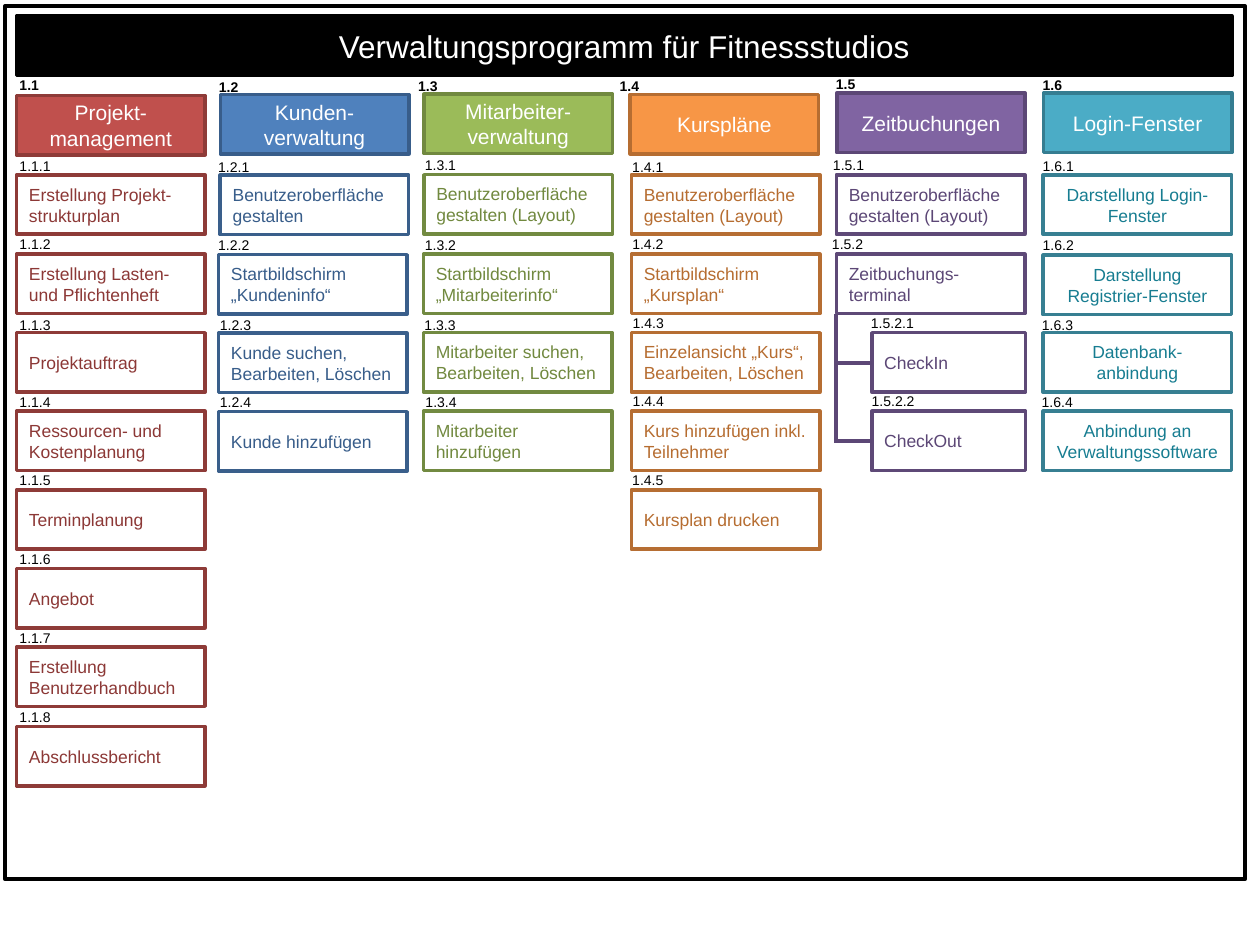
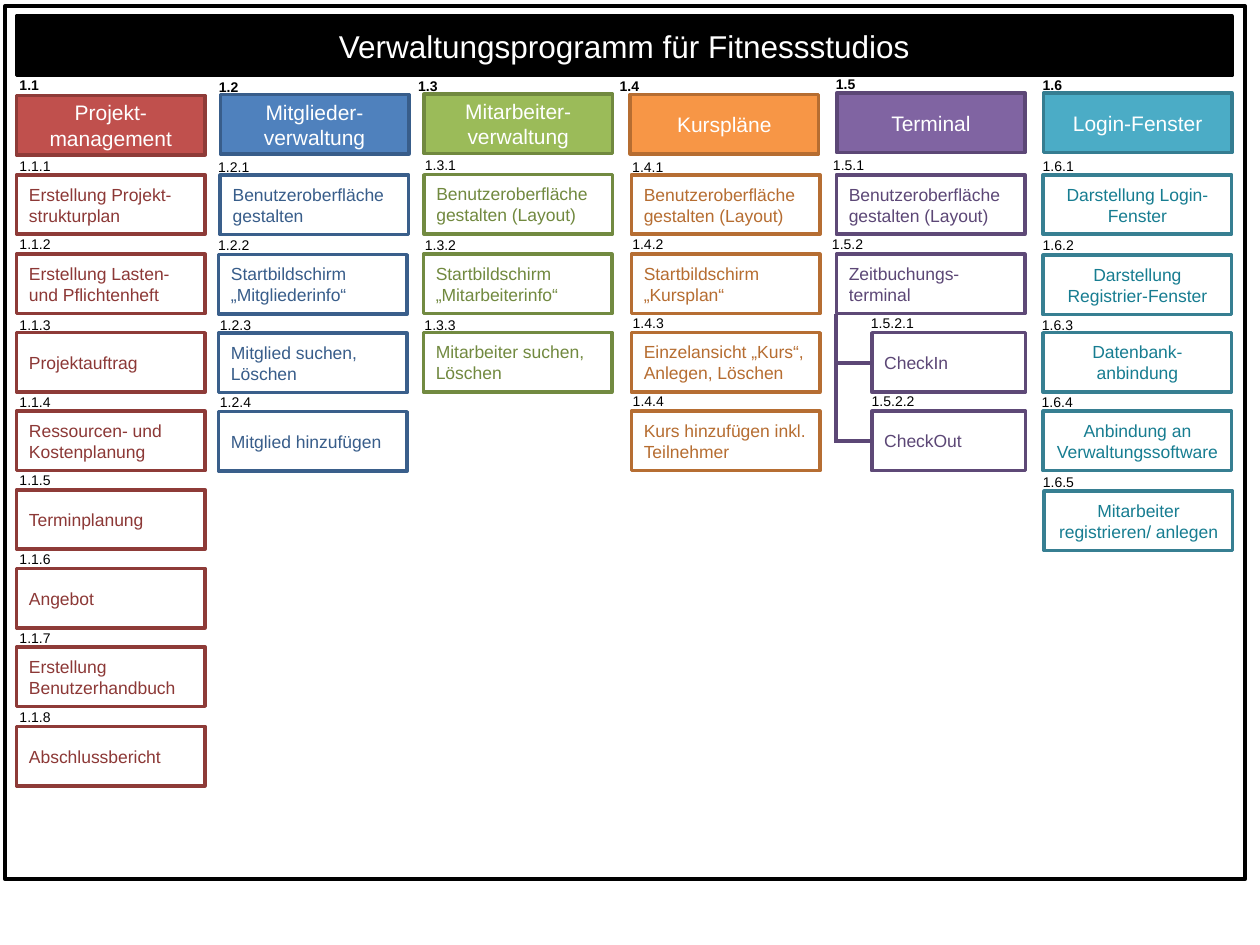
Before and after one commit to Verwaltungsprogramm/Fitnessstudio, a slide deck: slide 1 of Projektstrukturplan.pptx. Drawn at 1260x945 pixels with LibreOffice and Linux fonts; fonts in the diff are those of the drawing. Boxes give left, top, right and bottom in pixels: in the first picture for what was removed or moved away, otherwise in the second. Text is boxed around its words. In the diff, an @@ line names an element or a change of style, - is before the commit and + after.

```diff
--- a/Projektstrukturplan.pptx
+++ b/Projektstrukturplan.pptx
@@ text in rectangle at <box>264,105,365,149</box>: text changed @@
-Kunden-verwaltung
+Mitglieder-verwaltung
@@ text in rectangle at <box>891,116,970,131</box>: text changed @@
-Zeitbuchungen
+Terminal
@@ text in rectangle at <box>231,267,346,305</box>: text changed @@
-Startbildschirm „Kundeninfo“
+Startbildschirm „Mitgliederinfo“
@@ text in rectangle at <box>231,346,357,380</box>: text changed @@
-Kunde suchen, Bearbeiten, Löschen
+Mitglied suchen, Löschen
@@ text in rectangle at <box>436,345,584,379</box>: text changed @@
-Mitarbeiter suchen, Bearbeiten, Löschen
+Mitarbeiter suchen, Löschen
@@ text in rectangle at <box>644,345,803,383</box>: text changed @@
-Einzelansicht „Kurs“, Bearbeiten, Löschen
+Einzelansicht „Kurs“, Anlegen, Löschen
@@ rectangle removed at <box>423,411,612,470</box> @@
-Mitarbeiter hinzufügen
@@ text removed at <box>425,397,456,410</box> @@
-1.3.4
@@ text in rectangle at <box>231,435,381,452</box>: text changed @@
-Kunde hinzufügen
+Mitglied hinzufügen
@@ text at <box>1043,477,1074,491</box>: text changed @@
-1.4.5
+1.6.5
@@ rectangle removed at <box>631,490,820,549</box> @@
-Kursplan drucken
@@ rectangle added at <box>1045,491,1234,551</box>, fill #FFFFFF, outline #377F92 2 pt, 10 pt, text #177D91 @@
+Mitarbeiter registrieren/ anlegen
```
